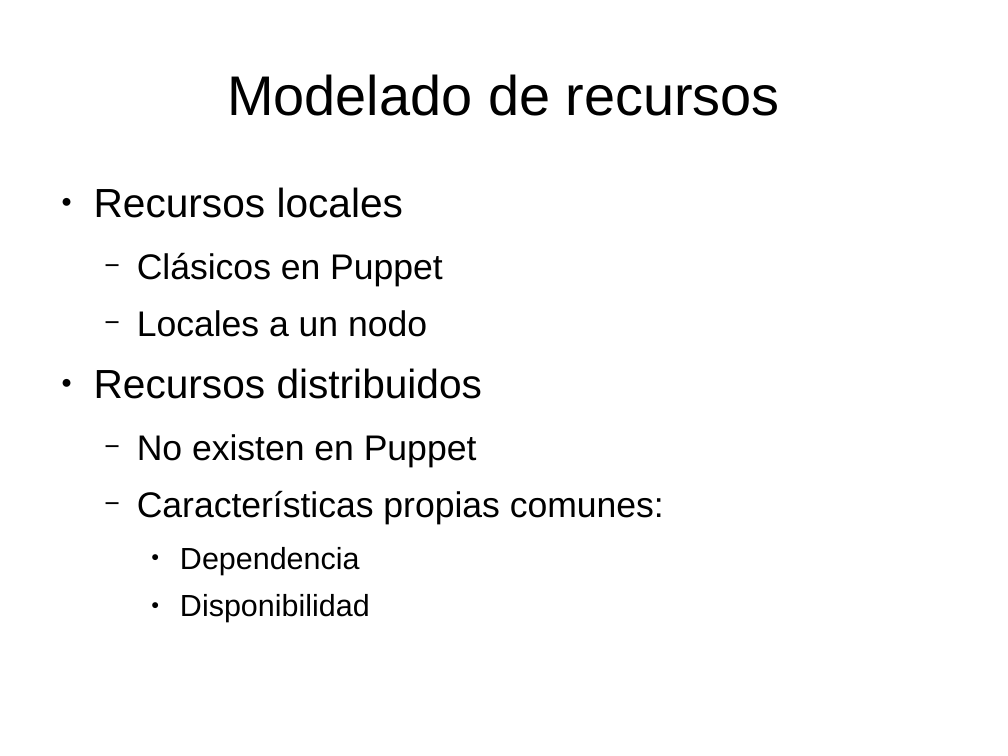
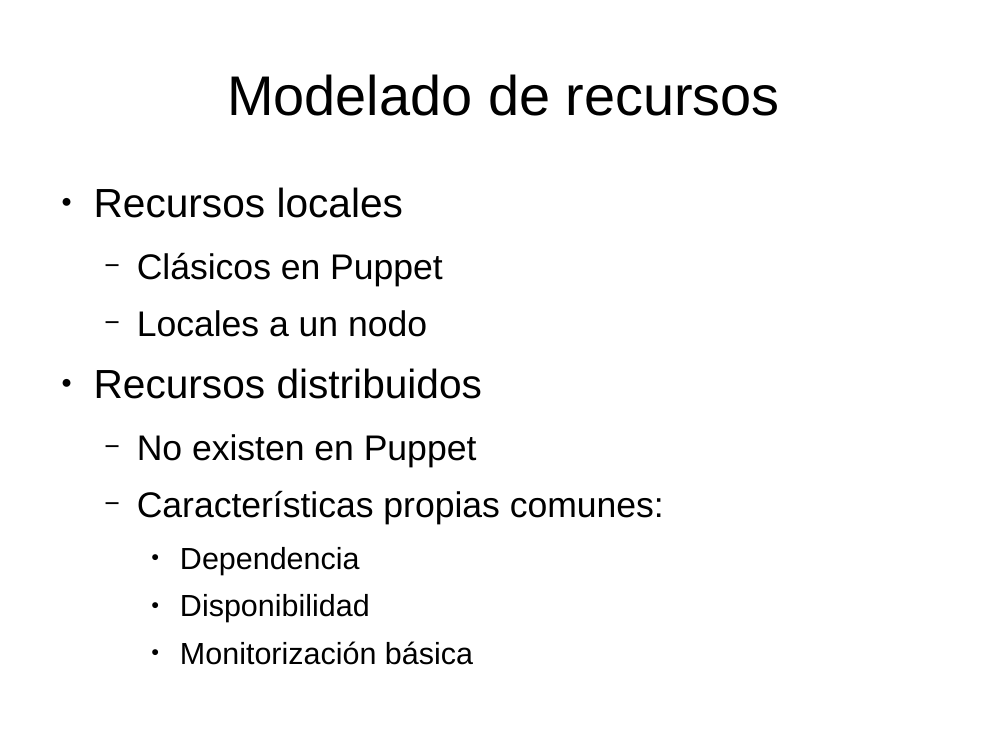
Before and after one commit to dcere/pfc, a slide deck: slide 7 of adm/presentacion/presentacion.odp. Drawn at 1008x756 pixels with LibreOffice and Linux fonts; fonts in the diff are those of the drawing. Boxes give left, top, right and bottom in pixels: in the first picture for what was removed or moved away, otherwise in the second. Text is boxed around its words. In the diff, an @@ line names an element or a change of style, - is before the commit and + after.

```diff
--- a/adm/presentacion/presentacion.odp
+++ b/adm/presentacion/presentacion.odp
@@ text at [180,641,473,665]: paragraph added @@
+    ● Monitorización básica
```
Also in this commit, not shown: 1 other slide changed, 1 slide added, 1 other file.
